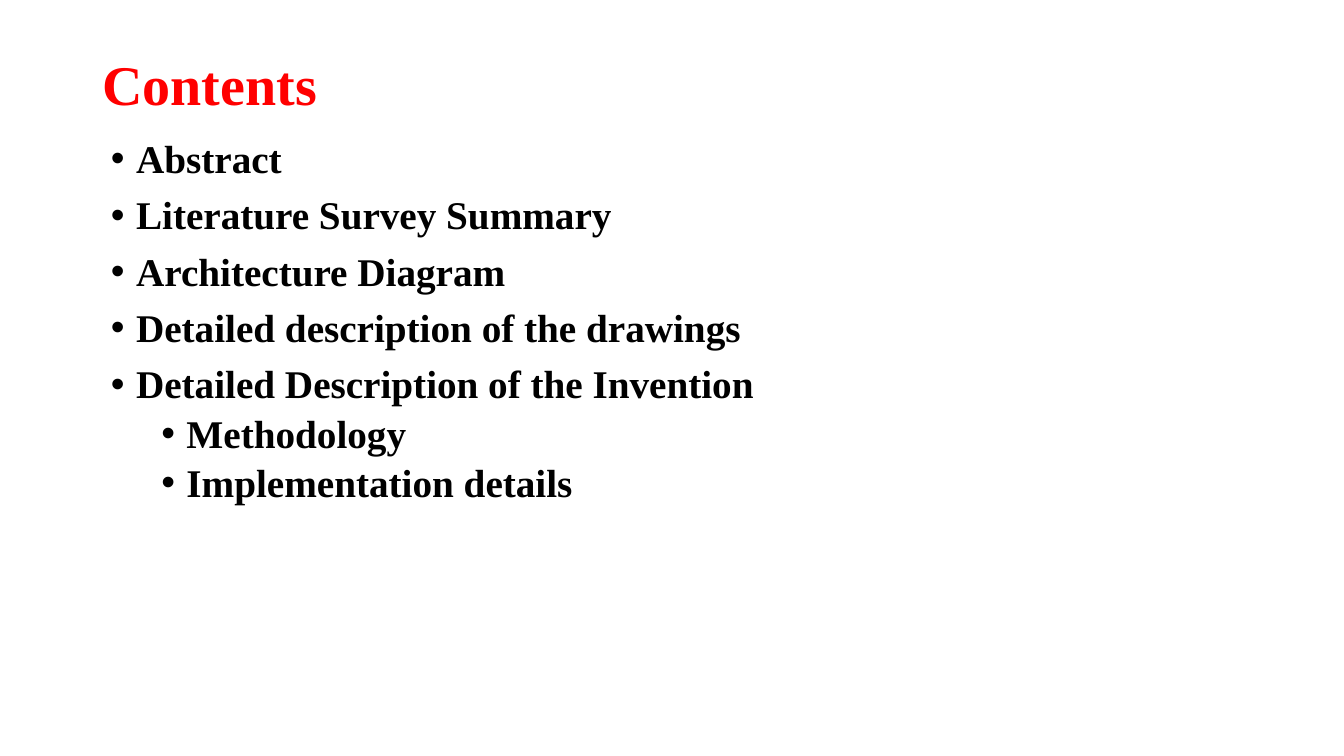
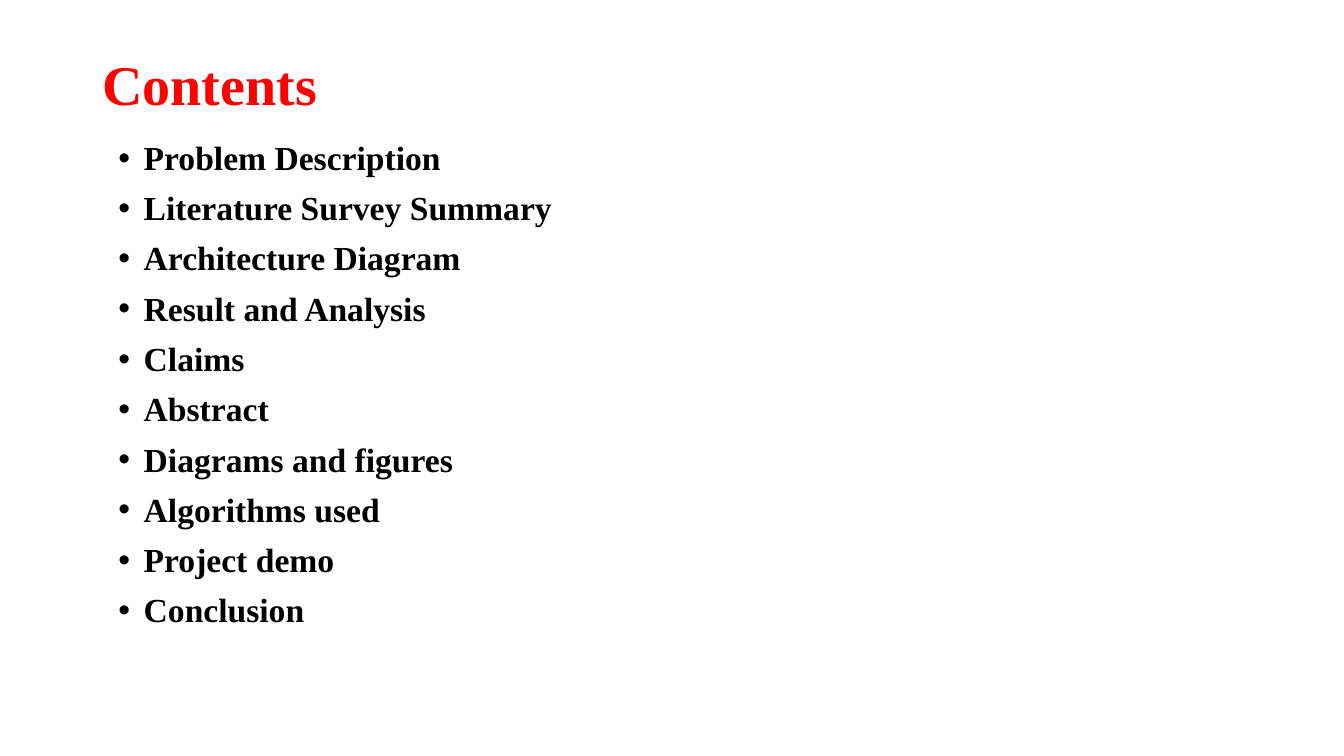
Before and after one commit to Aashif786/Coding_Assistant, a slide deck: slide 2 of docs/ppts/batch20 1st review.pptx. Drawn at 1344x756 pixels with LibreOffice and Linux fonts; fonts in the diff are those of the drawing; background and template pictures are left out. Boxes give left, top, right and bottom in pixels: in the first picture for what was removed or moved away, otherwise in the second. Text is boxed around its words. In the diff, an @@ line names an element or a change of style, - is before the commit and + after.

```diff
--- a/docs/ppts/batch20 1st review.pptx
+++ b/docs/ppts/batch20 1st review.pptx
@@ text "Problem Description": place and size @@
-text "Problem Description" at (136,145,754,504)
+text "Problem Description" at (144,146,552,623)
@@ text at (144,146,441,176): text changed; size 28 to 24 pt @@
-• Abstract
+• Problem Description
@@ text at (144,196,552,277): size 28 to 24 pt in "Literature Survey Summary", "Architecture Diagram" @@
@@ text at (144,297,453,623): text changed; size 28 to 24 pt @@
-• Detailed description of the drawings
-• Detailed Description of the Invention
-  • Methodology
-  • Implementation details
+• Result and Analysis
+• Claims
+• Abstract
+• Diagrams and figures
+• Algorithms used
+• Project demo
+• Conclusion
```
Also in this commit, not shown: 4 other slides changed, 9 slides added, 8 slides removed, 12 other files.
